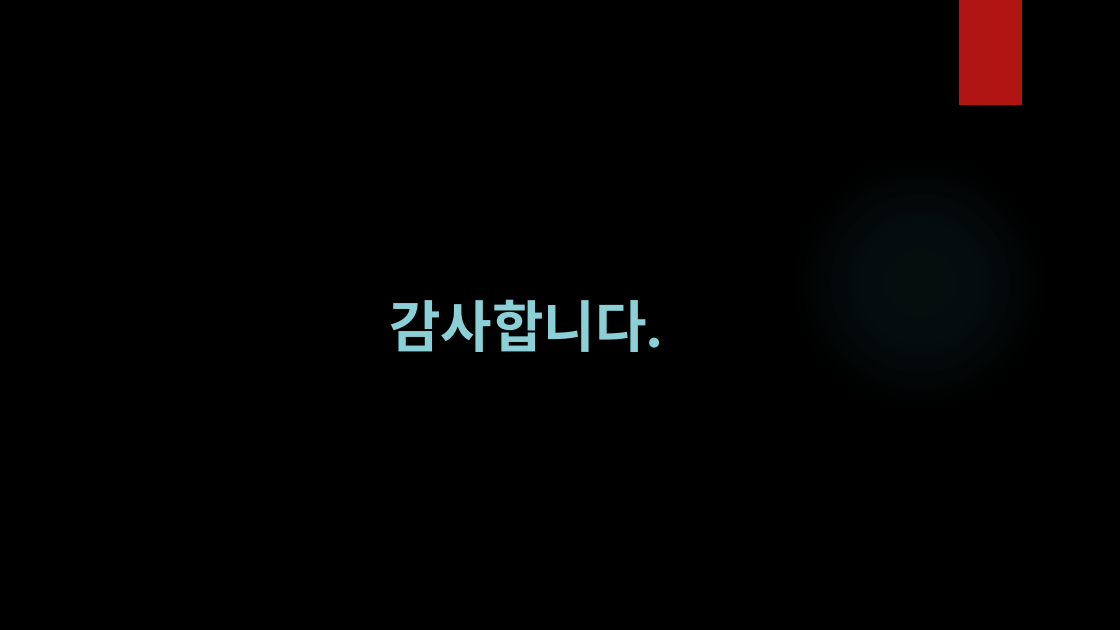
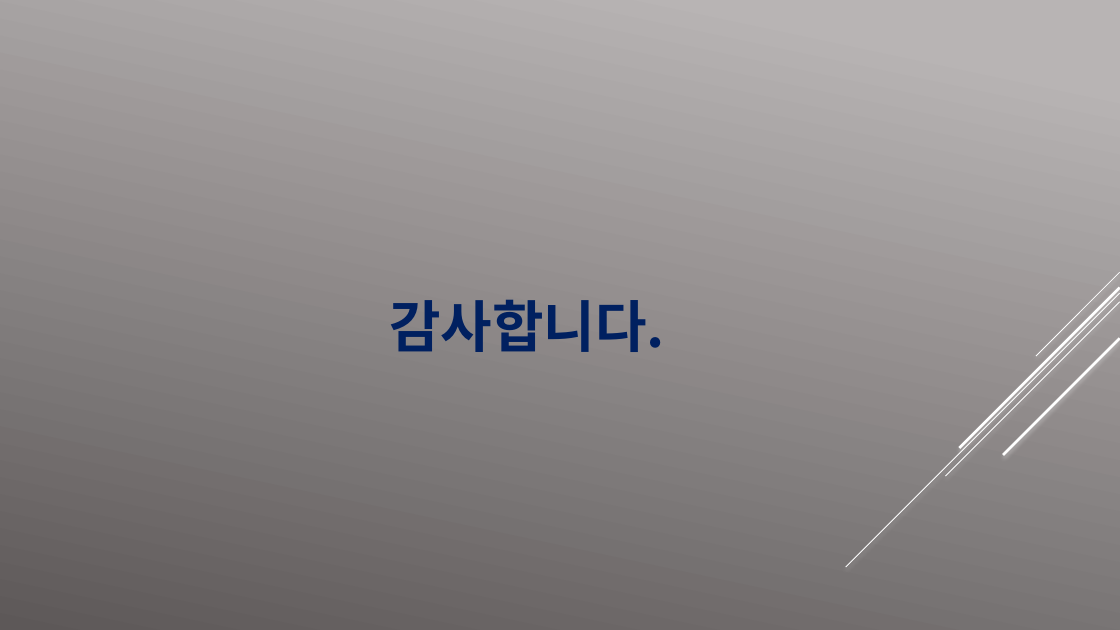
Before and after one commit to easyfw/HK_SmartFactory_Plan, a slide deck: slide 14 of (주)형경산업_스마트 팩토리 개발 및 구현.pptx. Drawn at 1120x630 pixels with LibreOffice and Linux fonts; fonts in the diff are those of the drawing; background and template pictures are left out. Boxes give left, top, right and bottom in pixels: in the first picture for what was removed or moved away, otherwise in the second. Text is boxed around its words. In the diff, an @@ line names an element or a change of style, - is before the commit and + after.

```diff
--- a/(주)형경산업_스마트 팩토리 개발 및 구현.pptx
+++ b/(주)형경산업_스마트 팩토리 개발 및 구현.pptx
@@ background picture (left out) to gradient #B9B5B5 to #5D5858 @@
@@ rectangle removed at [959, 0, 1022, 105] @@
@@ ellipse removed at [791, 154, 1049, 413] @@
@@ text "감사합니다." at [389, 300, 665, 352]: font League Spartan to Noto Sans CJK KR, text colour #8AD0D6 to #002060 @@
@@ group added at [846, 272, 1120, 567]: 5 lines @@
```
Also in this commit, not shown: 13 other slides changed, 1 other file.
